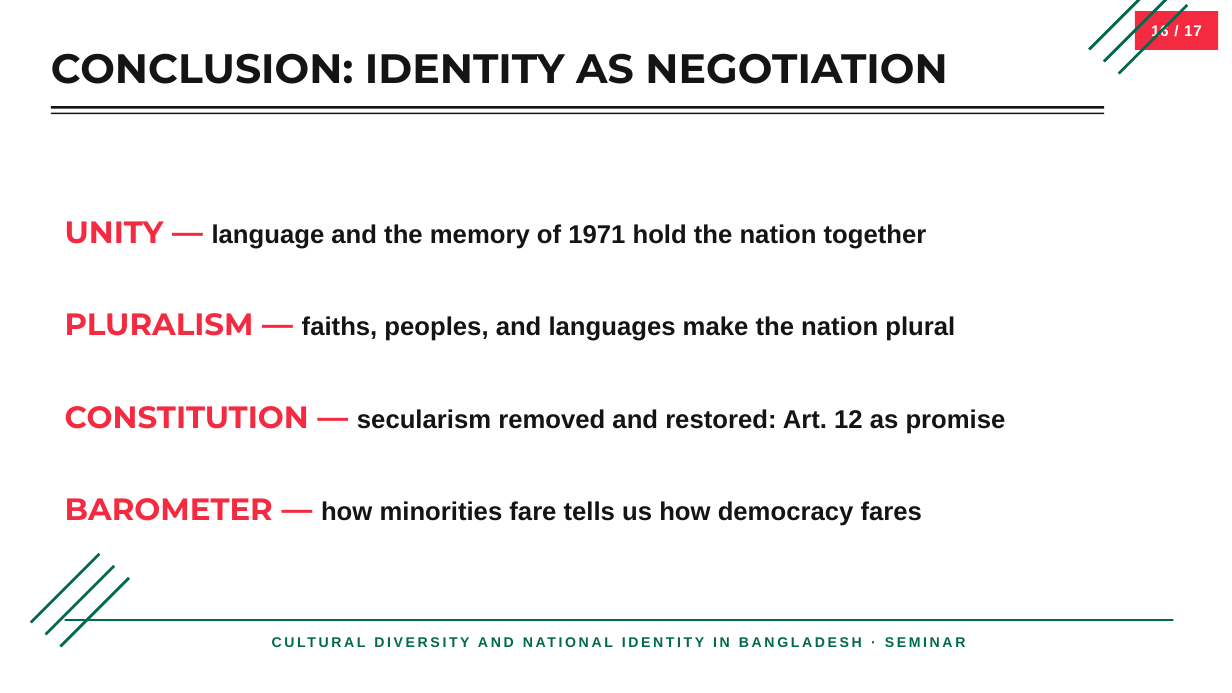
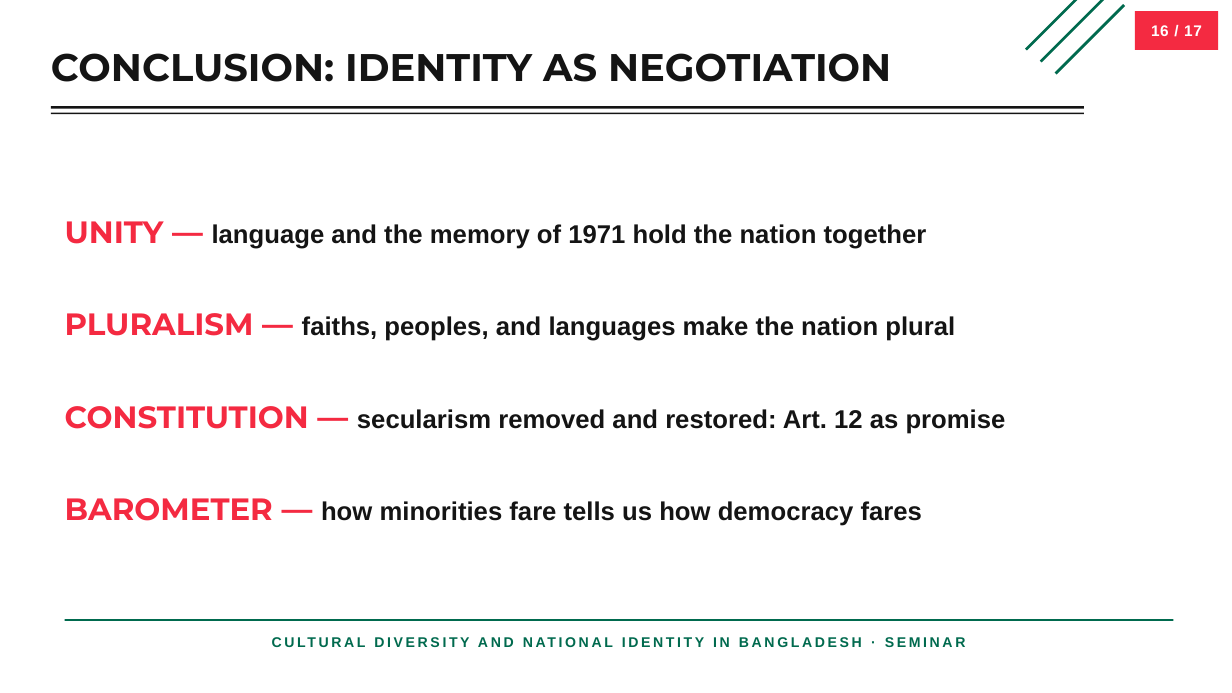
Before and after one commit to moon-netizen-arch/codex-ppt-skill, a slide deck: slide 16 of decks/bangladesh-cultural-diversity/bangladesh-cultural-diversity-editable.pptx. Drawn at 1232x693 pixels with LibreOffice and Linux fonts; fonts in the diff are those of the drawing. Boxes give left, top, right and bottom in pixels: in the first picture for what was removed or moved away, otherwise in the second. Text is boxed around its words. In the diff, an @@ line names an element or a change of style, - is before the commit and + after.

```diff
--- a/decks/bangladesh-cultural-diversity/bangladesh-cultural-diversity-editable.pptx
+++ b/decks/bangladesh-cultural-diversity/bangladesh-cultural-diversity-editable.pptx
@@ 3 rectangles: place and size @@
-3 rectangles at box(1088, 0, 1188, 75)
+3 rectangles at box(1025, 0, 1125, 75)
@@ text "CONCLUSION: IDENTITY AS NEGOTIATION" at box(51, 53, 891, 82): size 32 to 30 pt @@
@@ rectangle: place and size @@
-rectangle at box(51, 106, 1104, 109)
+rectangle at box(51, 106, 1084, 109)
@@ rectangle: place and size @@
-rectangle at box(51, 113, 1104, 114)
+rectangle at box(51, 113, 1084, 114)
@@ rectangle removed at box(30, 553, 100, 624) @@
@@ rectangle removed at box(45, 565, 115, 636) @@
@@ rectangle removed at box(59, 577, 130, 648) @@
```
Also in this commit, not shown: 15 other slides changed, 1 other file.
